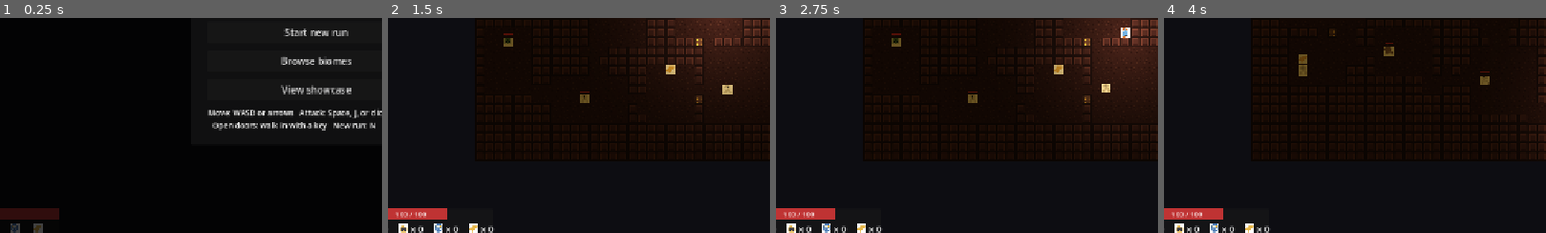
Above: before the commit, frames 1-4 (left to right).
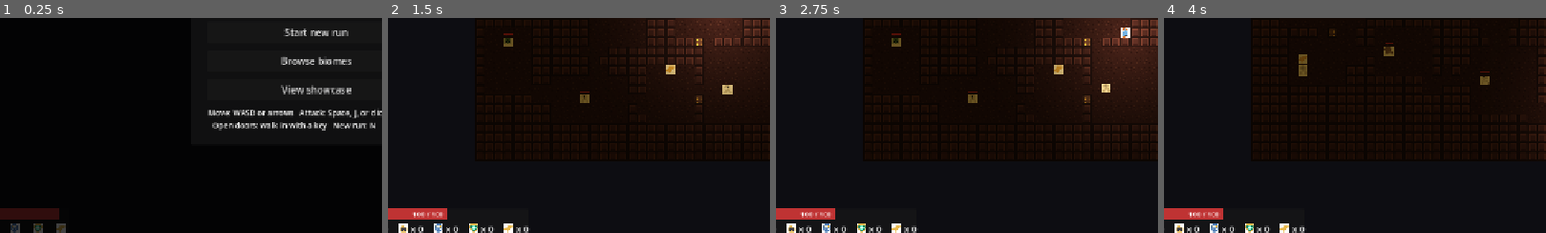
Above: after the commit, the same moments.

Repository: DanielCuevas1208/dungeonwright
Game: Godot game, scene res://scenes/main.tscn
The game is run twice, just before and just after one commit, with the same random seed, the same clock (stepped at 60 frames per second) and the same inputs.
Inputs:
- Up to frame 1 (0.25 s): no input
- Up to frame 2 (1.5 s): click "Start new run" at 0.5 s; tap Enter at 1.25 s; hold D (move_right) from 1.28 s (still down); tap J (attack) at 1.35 s
- Up to frame 3 (2.75 s): release D (move_right) at 2.03 s; hold S (move_down) from 2.03 s (still down); tap J (attack) at 2.1 s
- Up to frame 4 (4 s): tap Space at 2.75 s; release S (move_down) at 2.78 s; hold D (move_right) 2.78-3.53 s; hold N (new_run) 2.78-3.53 s; tap J (attack) at 3.05, 3.8 s; tap Enter at 3.5 s; hold W (move_up) from 3.53 s (still down); tap B (throw_bomb) at 3.6 s
The pictures show only the part of the screen within x 9-59%, y 50-100%; the shares and areas given below are measured in that part.

The runs differ from the first frame. In frame 1, 0.2% of the frame differs, in the area x 8-18%, y 95-100%; in frame 2, 0.5%, in the area x 2-38%, y 90-100%; in frame 3, 0.5%; in frame 4, 0.5%.

Commit message:
feat: extend dungeonwright

Diff:
--- a/scripts/actors/player.gd
+++ b/scripts/actors/player.gd
@@ -13,6 +13,7 @@
 signal keys_changed(count: int)
 signal bombs_changed(count: int)
 signal emblems_changed(count: int)
+signal aegis_changed(count: int)
 signal attacked(origin: Vector2i, facing: Vector2i, range: float, damage: int)
 signal bomb_thrown(origin: Vector2i, facing: Vector2i)
 signal moved(grid: Vector2i)
@@ -25,6 +26,8 @@
 const BOMB_COOLDOWN := 0.6
 ## Damage an emblem adds to the hero's sword for the rest of the run.
 const EMBLEM_POWER := 2
+## Defence an aegis crest adds to the hero's armour for the rest of the run.
+const AEGIS_DEFENCE := 1
 
 var stats: CombatStats = null
 var grid_pos: Vector2i = Vector2i.ZERO
@@ -34,6 +37,7 @@
 var keys_held := 0
 var bombs := 0
 var emblems := 0
+var aegis := 0
 
 var view: DungeonView = null
 var occupancy: Dictionary = {}
@@ -146,7 +150,8 @@
 func take_damage(p_amount: int) -> bool:
 	if stats == null or stats.is_dead():
 		return false
-	stats.take_damage(p_amount)
+	var incoming := Combat.compute_damage(p_amount, stats.defence)
+	stats.take_damage(incoming)
 	hp_changed.emit(stats.health, stats.max_health)
 	_flash()
 	if stats.is_dead():
@@ -173,6 +178,11 @@
 			if stats != null:
 				stats.damage += EMBLEM_POWER * p_count
 			emblems_changed.emit(emblems)
+		&"aegis":
+			aegis += p_count
+			if stats != null:
+				stats.defence += AEGIS_DEFENCE * p_count
+			aegis_changed.emit(aegis)
 		&"relic":
 			pass
 		&"key":
@@ -196,6 +206,7 @@
 	keys_held = 0
 	bombs = 0
 	emblems = 0
+	aegis = 0
 	if stats != null:
 		emit_hud()
 
@@ -212,9 +223,14 @@
 	keys_changed.emit(keys_held)
 	bombs_changed.emit(bombs)
 	emblems_changed.emit(emblems)
+	aegis_changed.emit(aegis)
 
 func _flash() -> void:
+	if _sprite == null or not is_inside_tree():
+		return
 	var tween := create_tween()
+	if tween == null:
+		return
 	tween.tween_property(_sprite, "modulate", Color(3.0, 0.4, 0.4), 0.08)
 	tween.tween_property(_sprite, "modulate", Color.WHITE, 0.12)
 
--- a/scripts/audio/sound_bank.gd
+++ b/scripts/audio/sound_bank.gd
@@ -24,6 +24,7 @@
 	&"pickup_bomb",
 	&"pickup_key",
 	&"pickup_emblem",
+	&"pickup_aegis",
 	&"pickup_relic",
 	&"door_open",
 	&"descend",
@@ -81,6 +82,8 @@
 			return _pack(_pickup_key())
 		&"pickup_emblem":
 			return _pack(_pickup_emblem())
+		&"pickup_aegis":
+			return _pack(_pickup_aegis())
 		&"pickup_relic":
 			return _pack(_pickup_relic())
 		&"door_open":
@@ -203,6 +206,20 @@
 	var sparkle := Waveform.envelope(Waveform.sine(1760, 0.2, MIX_RATE), 0.005, 0.17, MIX_RATE)
 	return Waveform.mix(Waveform.scale(up, 0.4), Waveform.scale(sparkle, 0.25))
 
+## A resonant, protective chime for an aegis pickup.
+static func _pickup_aegis() -> PackedFloat32Array:
+	var base := Waveform.envelope(
+		Waveform.sine(330, 0.28, MIX_RATE), 0.005, 0.24, MIX_RATE
+	)
+	var chord := Waveform.envelope(
+		Waveform.sine(494, 0.28, MIX_RATE), 0.005, 0.24, MIX_RATE
+	)
+	var shimmer := Waveform.envelope(
+		Waveform.sine(988, 0.22, MIX_RATE), 0.003, 0.18, MIX_RATE
+	)
+	var resonance := Waveform.mix(Waveform.scale(base, 0.4), Waveform.scale(chord, 0.3))
+	return Waveform.mix(resonance, Waveform.scale(shimmer, 0.25))
+
 ## A rising fanfare for the warden's relic.
 static func _pickup_relic() -> PackedFloat32Array:
 	var steps: Array = []
--- a/scripts/combat/combat_stats.gd
+++ b/scripts/combat/combat_stats.gd
@@ -8,6 +8,7 @@
 var max_health: int = 1
 var health: int = 1
 var damage: int = 1
+var defence: int = 0
 var speed: float = 1.0
 var attack_range: float = 1.0
 var attack_cooldown: float = 1.0
--- a/scripts/combat/monster_specs.gd
+++ b/scripts/combat/monster_specs.gd
@@ -3,9 +3,9 @@
 ## Registry of the game's monster types.
 ##
 ## Drop weights follow a balance rule: every monster drops coins most
-## often, shards sometimes, potions rarely, bombs and emblems rarest.
-## The drop table tests check these probabilities. The warden is the
-## final-floor boss and shares the rule with the regular monsters.
+## often, shards sometimes, potions rarely, bombs, emblems, and aegis
+## crests rarest. The drop table tests check these probabilities. The
+## warden is the final-floor boss and shares the rule with regular monsters.
 
 static func all() -> Array[MonsterSpec]:
 	return [
@@ -31,7 +31,7 @@
 		"max_health": 26, "health": 26, "damage": 8,
 		"speed": 2.0, "attack_range": 1.2, "attack_cooldown": 1.0,
 	})
-	spec.drop_table = DropTable.from_entries(_entries([6.0, 2.0, 1.0, 0.5, 0.2]), null)
+	spec.drop_table = DropTable.from_entries(_entries([6.0, 2.0, 1.0, 0.5, 0.2, 0.15]), null)
 	return spec
 
 static func crawler() -> MonsterSpec:
@@ -40,7 +40,7 @@
 		"max_health": 14, "health": 14, "damage": 5,
 		"speed": 3.4, "attack_range": 1.0, "attack_cooldown": 0.7,
 	})
-	spec.drop_table = DropTable.from_entries(_entries([4.0, 1.0, 0.5, 0.4, 0.15]), null)
+	spec.drop_table = DropTable.from_entries(_entries([4.0, 1.0, 0.5, 0.4, 0.15, 0.1]), null)
 	return spec
 
 static func wisp() -> MonsterSpec:
@@ -49,7 +49,7 @@
 		"max_health": 20, "health": 20, "damage": 10,
 		"speed": 0.0, "attack_range": 1.2, "attack_cooldown": 1.2,
 	})
-	spec.drop_table = DropTable.from_entries(_entries([2.0, 4.0, 1.0, 0.5, 0.2]), null)
+	spec.drop_table = DropTable.from_entries(_entries([2.0, 4.0, 1.0, 0.5, 0.2, 0.15]), null)
 	return spec
 
 static func shambler() -> MonsterSpec:
@@ -58,7 +58,7 @@
 		"max_health": 38, "health": 38, "damage": 12,
 		"speed": 1.5, "attack_range": 1.4, "attack_cooldown": 1.4,
 	})
-	spec.drop_table = DropTable.from_entries(_entries([5.0, 1.0, 2.0, 0.7, 0.25]), null)
+	spec.drop_table = DropTable.from_entries(_entries([5.0, 1.0, 2.0, 0.7, 0.25, 0.2]), null)
 	return spec
 
 static func golem() -> MonsterSpec:
@@ -67,7 +67,7 @@
 		"max_health": 60, "health": 60, "damage": 15,
 		"speed": 1.2, "attack_range": 1.4, "attack_cooldown": 1.6,
 	})
-	spec.drop_table = DropTable.from_entries(_entries([4.0, 3.0, 2.0, 1.0, 0.3]), null)
+	spec.drop_table = DropTable.from_entries(_entries([4.0, 3.0, 2.0, 1.0, 0.3, 0.25]), null)
 	return spec
 
 ## A ranged monster that fires dodgeable bolts at the hero.
@@ -80,7 +80,7 @@
 	})
 	spec.projectile_speed = 7.0
 	spec.projectile_range = 9
-	spec.drop_table = DropTable.from_entries(_entries([5.0, 2.0, 1.0, 0.5, 0.2]), null)
+	spec.drop_table = DropTable.from_entries(_entries([5.0, 2.0, 1.0, 0.5, 0.2, 0.15]), null)
 	return spec
 
 ## A fast, frail ghost that rushes the hero in the cold halls.
@@ -91,7 +91,7 @@
 		"max_health": 18, "health": 18, "damage": 7,
 		"speed": 3.2, "attack_range": 1.0, "attack_cooldown": 0.7,
 	})
-	spec.drop_table = DropTable.from_entries(_entries([4.0, 2.0, 1.0, 0.8, 0.2]), null)
+	spec.drop_table = DropTable.from_entries(_entries([4.0, 2.0, 1.0, 0.8, 0.2, 0.15]), null)
 	return spec
 
 ## The final-floor boss. It slams in melee, fires bolt volleys, and
@@ -108,7 +108,7 @@
 	spec.enrage_health_ratio = 0.5
 	spec.enrage_speed_multiplier = 1.5
 	spec.enrage_cooldown_multiplier = 0.6
-	spec.drop_table = DropTable.from_entries(_entries([6.0, 3.0, 1.0, 0.5, 0.2]), null)
+	spec.drop_table = DropTable.from_entries(_entries([6.0, 3.0, 1.0, 0.5, 0.2, 0.2]), null)
 	return spec
 
 static func _base(
@@ -126,9 +126,9 @@
 	spec.aggro_range = p_aggro
 	return spec
 
-## Builds the five drop entries. Order: coins, shards, potions, bombs,
-## emblems. Coins drop most often, shards sometimes, potions rarely,
-## bombs and emblems rarest.
+## Builds the six drop entries. Order: coins, shards, potions, bombs,
+## emblems, aegis. Coins drop most often, shards sometimes, potions rarely,
+## bombs, emblems, and aegis crests rarest.
 static func _entries(p_weights: Array) -> Array:
 	return [
 		{ "item": &"coin", "weight": p_weights[0], "min": 1, "max": 3 },
@@ -136,6 +136,7 @@
 		{ "item": &"potion", "weight": p_weights[2], "min": 1, "max": 1 },
 		{ "item": &"bomb", "weight": p_weights[3], "min": 1, "max": 1 },
 		{ "item": &"emblem", "weight": p_weights[4], "min": 1, "max": 1 },
+		{ "item": &"aegis", "weight": p_weights[5], "min": 1, "max": 1 },
 	]
 
 ## Rolls a monster's drop table with a deterministic RNG.
--- a/scripts/main.gd
+++ b/scripts/main.gd
@@ -57,6 +57,7 @@
 	player.bombs_changed.connect(hud.set_bombs)
 	player.keys_changed.connect(hud.set_keys)
 	player.emblems_changed.connect(hud.set_emblems)
+	player.aegis_changed.connect(hud.set_aegis)
 	player.attacked.connect(_on_player_attack)
 	player.bomb_thrown.connect(_on_bomb_thrown)
 	player.died.connect(_on_player_died)
@@ -206,20 +207,23 @@
 	else:
 		audio.play_music(biome.id)
 
-## Builds the hero stats for this floor. Damage keeps any emblem boost
-## the hero earned, so power carries between floors.
+## Builds the hero stats for this floor. Damage and defence keep any
+## emblem and aegis boosts earned, so power carries between floors.
 func _player_stats() -> CombatStats:
 	var max_health := biome.starting_health
 	var health := max_health
 	var damage := biome.player_damage
+	var defence := 0
 	if floor_index > 0 and player.stats != null:
 		max_health = player.stats.max_health
 		health = player.stats.health
 		damage = player.stats.damage
+		defence = player.stats.defence
 	return CombatStats.make({
 		"max_health": max_health,
 		"health": health,
 		"damage": damage,
+		"defence": defence,
 	})
 
 ## The hero reached the exit. Descend, or win on the final floor.
--- a/scripts/ui/hud.gd
+++ b/scripts/ui/hud.gd
@@ -15,6 +15,7 @@
 var bomb_label: Label = null
 var key_label: Label = null
 var emblem_label: Label = null
+var aegis_label: Label = null
 var minimap_texture: TextureRect = null
 var minimap_marker: ColorRect = null
 var _minimap_frame: PanelContainer = null
@@ -64,6 +65,9 @@
 
 func set_emblems(p_count: int) -> void:
 	emblem_label.text = "x " + str(p_count)
+
+func set_aegis(p_count: int) -> void:
+	aegis_label.text = "x " + str(p_count)
 
 ## Shows the boss bar and names the boss.
 func show_boss(p_name: String) -> void:
@@ -146,6 +150,7 @@
 	loot_row.add_child(_icon_counter(&"shard"))
 	loot_row.add_child(_icon_counter(&"bomb"))
 	loot_row.add_child(_icon_counter(&"emblem"))
+	loot_row.add_child(_icon_counter(&"aegis"))
 	loot_row.add_child(_icon_counter(&"key"))
 	hp_box.add_child(loot_row)
 	add_child(hp_panel)
@@ -225,6 +230,8 @@
 			bomb_label = label
 		&"emblem":
 			emblem_label = label
+		&"aegis":
+			aegis_label = label
 		&"key":
 			key_label = label
 	return row
--- a/scripts/world/tile_art.gd
+++ b/scripts/world/tile_art.gd
@@ -21,6 +21,7 @@
 	&"player", &"key", &"potion", &"coin", &"shard", &"bomb",
 	&"skeleton", &"crawler", &"wisp", &"shambler", &"golem",
 	&"archer", &"wraith", &"warden", &"bolt", &"relic", &"emblem",
+	&"aegis",
 ]
 
 static var _tile_cache: Dictionary = {}
@@ -103,6 +104,8 @@
 			return _RELIC
 		&"emblem":
 			return _EMBLEM
+		&"aegis":
+			return _AEGIS
 		&"key":
 			return _KEY
 		&"shard":
@@ -145,6 +148,8 @@
 			return { &"@": Color("#8a6ad9"), &"*": Color("#f0e8ff"), &"o": Color("#e8b84c"), &"+": Color("#b49ae8") }
 		&"emblem":
 			return { &"@": Color("#4a7ab5"), &"o": Color("#e8b84c"), &"+": Color("#dff0ff") }
+		&"aegis":
+			return { &"@": Color("#208060"), &"o": Color("#e8b84c"), &"+": Color("#7fffd4"), &"*": Color("#ffffff") }
 		&"key":
 			return { &"o": Color("#e8b84c"), &"@": Color("#b8860b"), &"+": Color("#fff0b0") }
 		&"shard":
@@ -372,6 +377,17 @@
 	"........",
 ]
 
+const _AEGIS := [
+	".oooooo.",
+	"o@@++@@o",
+	"o@+**+@o",
+	"o@+**+@o",
+	".o@++@o.",
+	"..o@@o..",
+	"...oo...",
+	"........",
+]
+
 const _KEY := [
 	"........",
 	"...oooo.",
--- /dev/null
+++ b/tests/integration/test_aegis_combat.gd
@@ -0,0 +1,45 @@
+extends GutTest
+## Integration test for aegis defense scaling across combat.
+
+func test_hero_with_aegis_survives_heavy_blows() -> void:
+	var player := Player.new()
+	autofree(player)
+	var stats := CombatStats.make({
+		"max_health": 50,
+		"health": 50,
+		"damage": 10,
+		"defence": 0,
+	})
+	player.stats = stats
+
+	# Baseline: 5 hits at 8 damage with 0 aegis deals 40 damage, leaving 10 hp
+	for i in 5:
+		player.take_damage(8)
+	assert_eq(player.stats.health, 10)
+
+	# Reset and apply 3 aegis crests (+3 defence)
+	player.stats.health = 50
+	player.apply_pickup(&"aegis", 3)
+	assert_eq(player.stats.defence, 3)
+
+	# 5 hits at 8 damage with 3 defence deals (8 - 3) * 5 = 25 damage, leaving 25 hp
+	for i in 5:
+		player.take_damage(8)
+	assert_eq(player.stats.health, 25)
+
+func test_aegis_defence_never_nullifies_damage_entirely() -> void:
+	var player := Player.new()
+	autofree(player)
+	var stats := CombatStats.make({
+		"max_health": 20,
+		"health": 20,
+		"damage": 10,
+		"defence": 0,
+	})
+	player.stats = stats
+	player.apply_pickup(&"aegis", 20)
+	assert_eq(player.stats.defence, 20)
+
+	# A 5 damage hit against 20 defence still deals minimum 1 damage
+	player.take_damage(5)
+	assert_eq(player.stats.health, 19)
--- a/tests/integration/test_bomb_combat.gd
+++ b/tests/integration/test_bomb_combat.gd
@@ -11,7 +11,7 @@
 	var scene: PackedScene = load("res://scenes/main.tscn")
 	main = scene.instantiate()
 	add_child_autofree(main)
-	await wait_frames(1)
+	await wait_physics_frames(1)
 
 func _open_map() -> DungeonMap:
 	var map := DungeonMap.new(20, 12)
--- a/tests/integration/test_boss_floor.gd
+++ b/tests/integration/test_boss_floor.gd
@@ -11,7 +11,7 @@
 	var scene: PackedScene = load("res://scenes/main.tscn")
 	main = scene.instantiate()
 	add_child_autofree(main)
-	await wait_frames(1)
+	await wait_physics_frames(1)
 
 ## Teleports the hero onto the exit tile and runs one physics tick.
 func _step_to_exit() -> void:
--- a/tests/integration/test_multi_floor.gd
+++ b/tests/integration/test_multi_floor.gd
@@ -11,7 +11,7 @@
 	var scene: PackedScene = load("res://scenes/main.tscn")
 	main = scene.instantiate()
 	add_child_autofree(main)
-	await wait_frames(1)
+	await wait_physics_frames(1)
 
 ## Teleports the hero onto the exit tile and runs one physics tick.
 func _step_to_exit() -> void:
--- a/tests/integration/test_ranged_combat.gd
+++ b/tests/integration/test_ranged_combat.gd
@@ -10,7 +10,7 @@
 	var scene: PackedScene = load("res://scenes/main.tscn")
 	main = scene.instantiate()
 	add_child_autofree(main)
-	await wait_frames(1)
+	await wait_physics_frames(1)
 
 ## A wide open map so an archer always has line of sight.
 func _open_map() -> DungeonMap:
--- /dev/null
+++ b/tests/unit/test_aegis.gd
@@ -0,0 +1,61 @@
+extends GutTest
+## The aegis crest provides defensive armor and reduces combat damage.
+
+func test_aegis_power_is_one() -> void:
+	assert_eq(Player.AEGIS_DEFENCE, 1)
+
+func test_aegis_reduces_combat_damage() -> void:
+	var damage_raw := Combat.compute_damage(12, 0)
+	var damage_shielded := Combat.compute_damage(12, 3)
+	assert_eq(damage_raw, 12)
+	assert_eq(damage_shielded, 9)
+
+func test_aegis_never_reduces_damage_below_minimum() -> void:
+	var damage := Combat.compute_damage(2, 10)
+	assert_eq(damage, Combat.MIN_DAMAGE)
+
+func test_aegis_pickup_boosts_defence() -> void:
+	var player := Player.new()
+	autofree(player)
+	var stats := CombatStats.make({
+		"max_health": 100,
+		"health": 100,
+		"damage": 10,
+		"defence": 0,
+	})
+	player.stats = stats
+	player.apply_pickup(&"aegis", 2)
+	assert_eq(player.aegis, 2)
+	assert_eq(stats.defence, 2)
+
+func test_take_damage_uses_defence() -> void:
+	var player := Player.new()
+	autofree(player)
+	var stats := CombatStats.make({
+		"max_health": 100,
+		"health": 100,
+		"damage": 10,
+		"defence": 4,
+	})
+	player.stats = stats
+	var dead := player.take_damage(10)
+	assert_false(dead)
+	assert_eq(stats.health, 94)
+
+func test_aegis_has_tile_art() -> void:
+	assert_true(TileArt.has_entity(&"aegis"))
+	var texture := TileArt.entity_texture(&"aegis")
+	assert_not_null(texture)
+	assert_eq(texture.get_width(), TileArt.SIZE)
+	assert_eq(texture.get_height(), TileArt.SIZE)
+
+func test_aegis_sound_exists_and_sounds_distinct() -> void:
+	assert_true(SoundBank.has(&"pickup_aegis"))
+	var stream := SoundBank.cue(&"pickup_aegis")
+	assert_not_null(stream)
+	assert_gt(stream.data.size(), 0)
+
+func test_every_monster_can_drop_an_aegis() -> void:
+	for spec in MonsterSpecs.all():
+		var table := spec.drop_table
+		assert_gt(table.probability_of(&"aegis"), 0.0, spec.id)
--- a/tests/unit/test_biome_gallery.gd
+++ b/tests/unit/test_biome_gallery.gd
@@ -29,7 +29,7 @@
 	var gallery := BiomeGallery.new()
 	autofree(gallery)
 	add_child(gallery)
-	await wait_frames(1)
+	await wait_process_frames(1)
 	gallery.open()
 	assert_true(gallery.visible)
 	gallery.close()
--- a/tests/unit/test_drop_table.gd
+++ b/tests/unit/test_drop_table.gd
@@ -62,3 +62,14 @@
 	for spec in MonsterSpecs.all():
 		var table := spec.drop_table
 		assert_lt(table.probability_of(&"bomb"), table.probability_of(&"potion"), spec.id)
+
+func test_every_monster_can_drop_an_aegis() -> void:
+	for spec in MonsterSpecs.all():
+		var table := spec.drop_table
+		assert_gt(table.probability_of(&"aegis"), 0.0, spec.id)
+
+func test_aegis_drops_rarely() -> void:
+	for spec in MonsterSpecs.all():
+		var table := spec.drop_table
+		assert_lt(table.probability_of(&"aegis"), table.probability_of(&"coin"), spec.id)
+		assert_lte(table.probability_of(&"aegis"), 0.1, spec.id)
--- a/tests/unit/test_showcase.gd
+++ b/tests/unit/test_showcase.gd
@@ -26,7 +26,7 @@
 	var showcase := ShowcaseOverlay.new()
 	autofree(showcase)
 	add_child(showcase)
-	await wait_frames(1)
+	await wait_process_frames(1)
 	showcase.open()
 	assert_true(showcase.visible)
 	showcase.close()
--- a/tools/smoke.gd
+++ b/tools/smoke.gd
@@ -77,7 +77,7 @@
 			var spec := MonsterSpecs.by_id(entry.monster)
 			if spec.id != entry.monster:
 				_fail("biome %s references unknown monster %s" % [biome.id, entry.monster])
-	for key in [&"relic", &"emblem", &"warden"]:
+	for key in [&"relic", &"emblem", &"aegis", &"warden"]:
 		if not TileArt.has_entity(key):
 			_fail("boss item %s has no art" % key)
 
Not shown, added: tests/integration/test_aegis_combat.gd.uid
Not shown, added: tests/unit/test_aegis.gd.uid
Not shown, changed: CHANGELOG.md
Not shown, changed: docs/architecture.md
Not shown, changed: docs/roadmap.md
